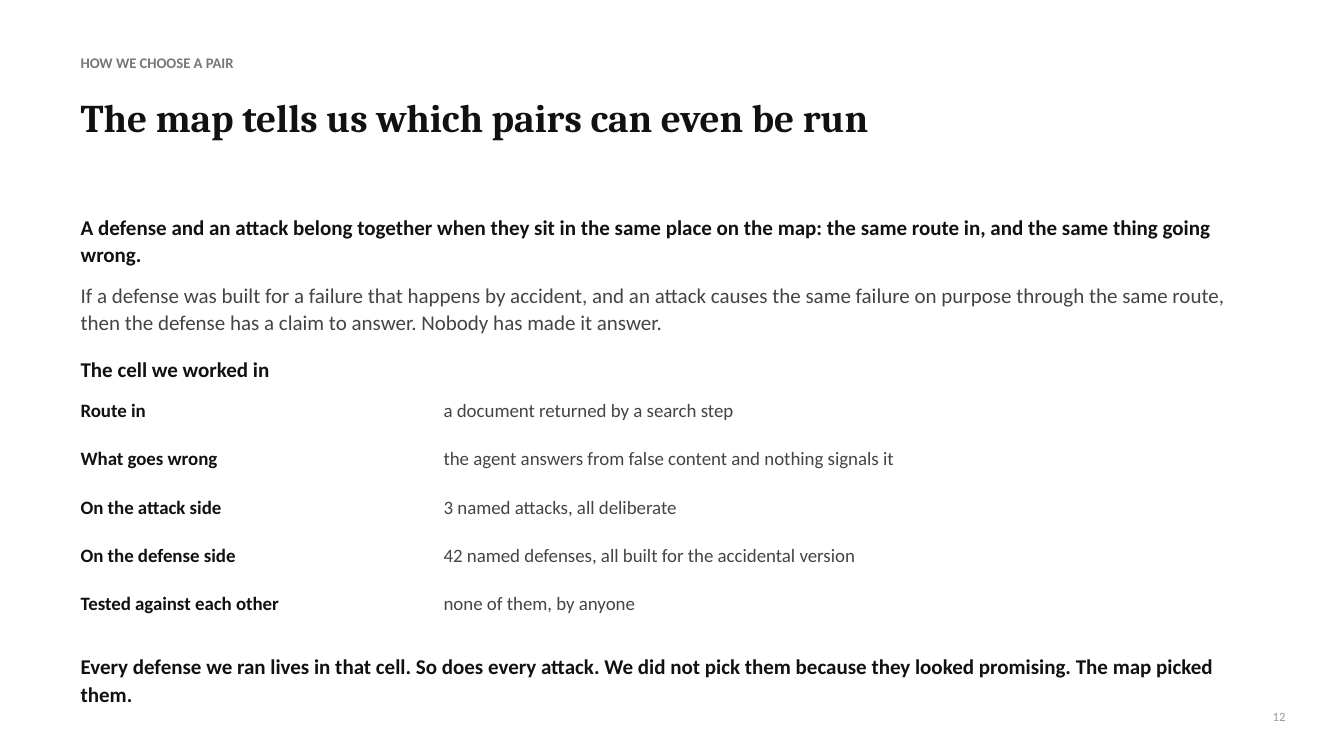
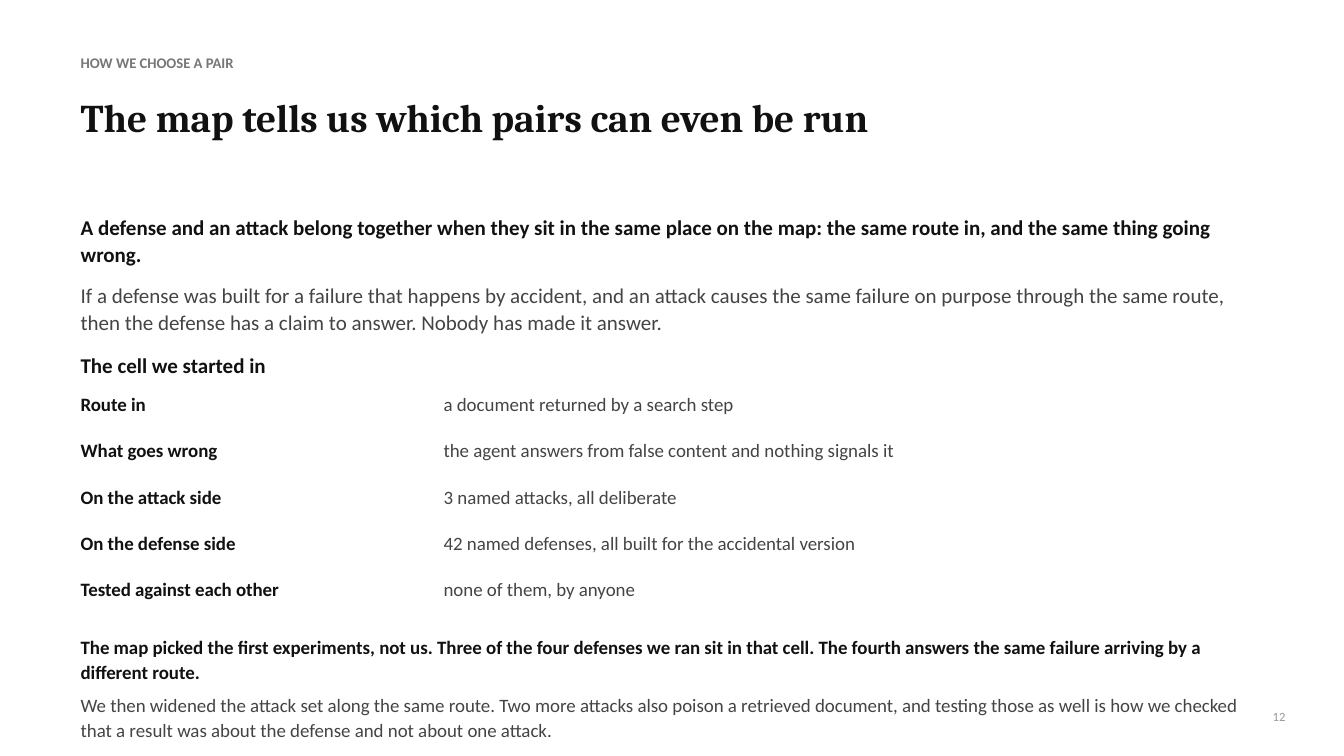
Before and after one commit to Nyamtulla/context_poison, a slide deck: slide 12 of advisor_meeting.pptx. Drawn at 1344x756 pixels with LibreOffice and Linux fonts; fonts in the diff are those of the drawing. Boxes give left, top, right and bottom in pixels: in the first picture for what was removed or moved away, otherwise in the second. Text is boxed around its words. In the diff, an @@ line names an element or a change of style, - is before the commit and + after.

```diff
--- a/advisor_meeting.pptx
+++ b/advisor_meeting.pptx
@@ text at bbox=[81, 358, 265, 373]: text changed @@
-The cell we worked in
+The cell we started in
@@ text "Route in": place and size @@
-text "Route in" at bbox=[81, 403, 146, 417]
+text "Route in" at bbox=[81, 397, 146, 411]
@@ text "a document returned by a ...": place and size @@
-text "a document returned by a ..." at bbox=[444, 404, 734, 420]
+text "a document returned by a ..." at bbox=[444, 398, 734, 414]
@@ 6 texts: place and size @@
-6 texts at bbox=[81, 451, 894, 564]
+6 texts at bbox=[81, 443, 894, 552]
@@ text "Tested against each other": place and size @@
-text "Tested against each other" at bbox=[81, 596, 279, 614]
+text "Tested against each other" at bbox=[81, 582, 279, 600]
@@ text "none of them, by anyone": place and size @@
-text "none of them, by anyone" at bbox=[444, 597, 635, 613]
+text "none of them, by anyone" at bbox=[444, 583, 635, 599]
@@ text at bbox=[81, 640, 1237, 737]: text changed; size 15 to 13.5 pt; text colour #111111 to #444444; bold off @@
-Every defense we ran lives in that cell. So does every attack. We did not pick them because they looked promising. The map picked them.
+The map picked the first experiments, not us. Three of the four defenses we ran sit in that cell. The fourth answers the same failure arriving by a different route.
+We then widened the attack set along the same route. Two more attacks also poison a retrieved document, and testing those as well is how we checked that a result was about the defense and not about one attack.
```
Also in this commit, not shown: 1 other slide changed, 2 other files.
